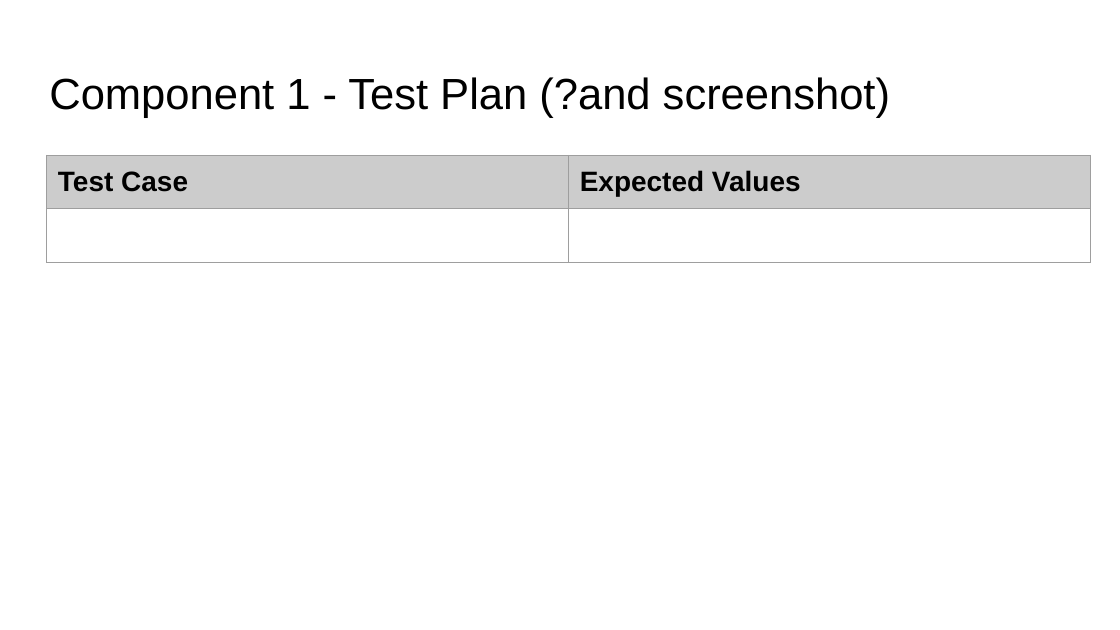
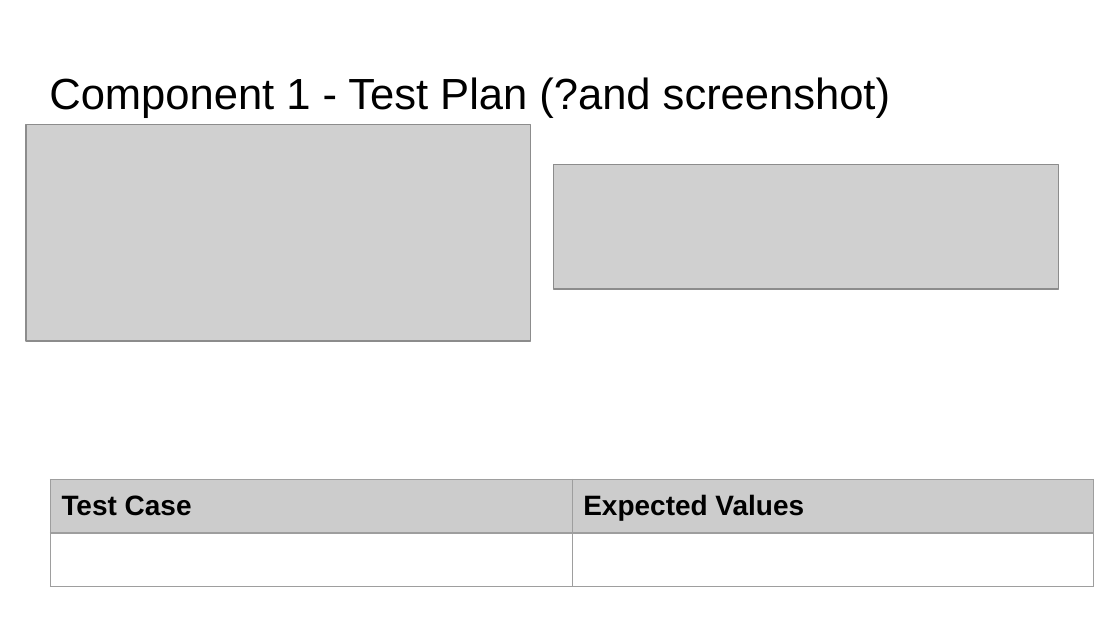
Before and after one commit to Joemamasahbsdh/pizza.bot, a slide deck: slide 5 of 022_91893+_+91897+Documentation.pptx. Drawn at 1120x630 pixels with LibreOffice and Linux fonts; fonts in the diff are those of the drawing; grey boxes stand for pictures. Boxes give left, top, right and bottom in pixels: in the first picture for what was removed or moved away, otherwise in the second. Text is boxed around its words. In the diff, an @@ line names an element or a change of style, - is before the commit and + after.

```diff
--- a/022_91893+_+91897+Documentation.pptx
+++ b/022_91893+_+91897+Documentation.pptx
@@ picture added at (26,124,531,340) @@
@@ picture added at (554,165,1060,289) @@
@@ table: place and size @@
-table at (47,156,1091,268)
+table at (50,479,1094,591)
```
Also in this commit, not shown: 3 other slides changed, 1 other file.
